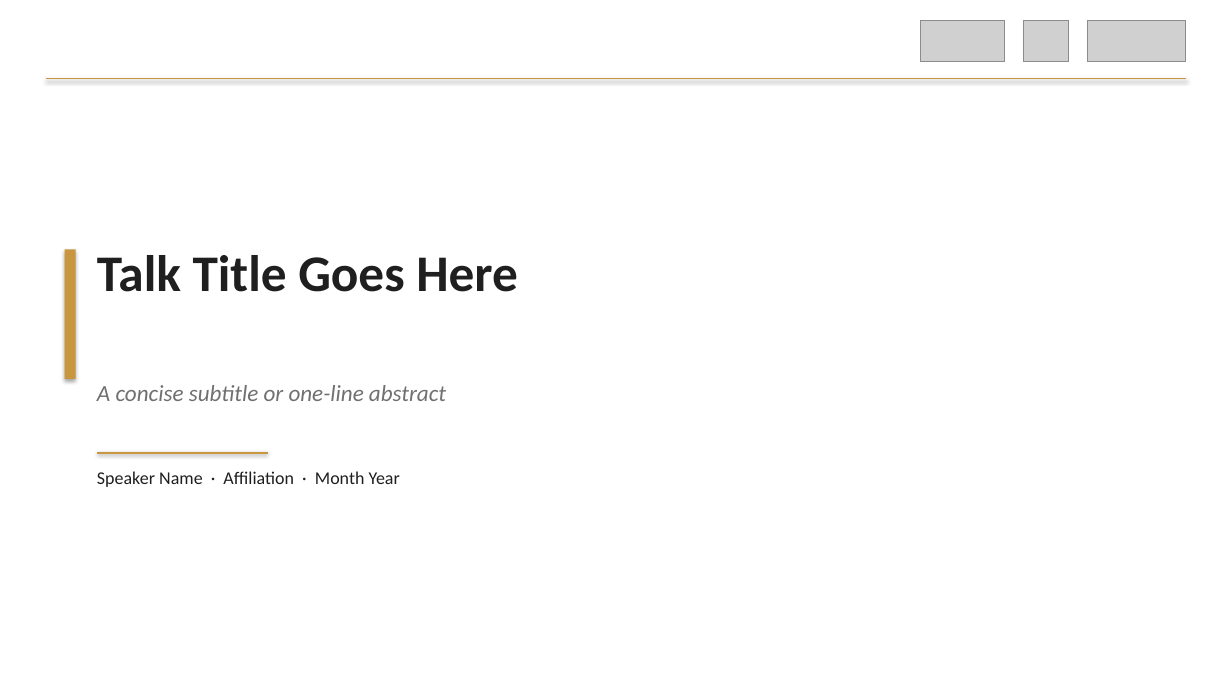
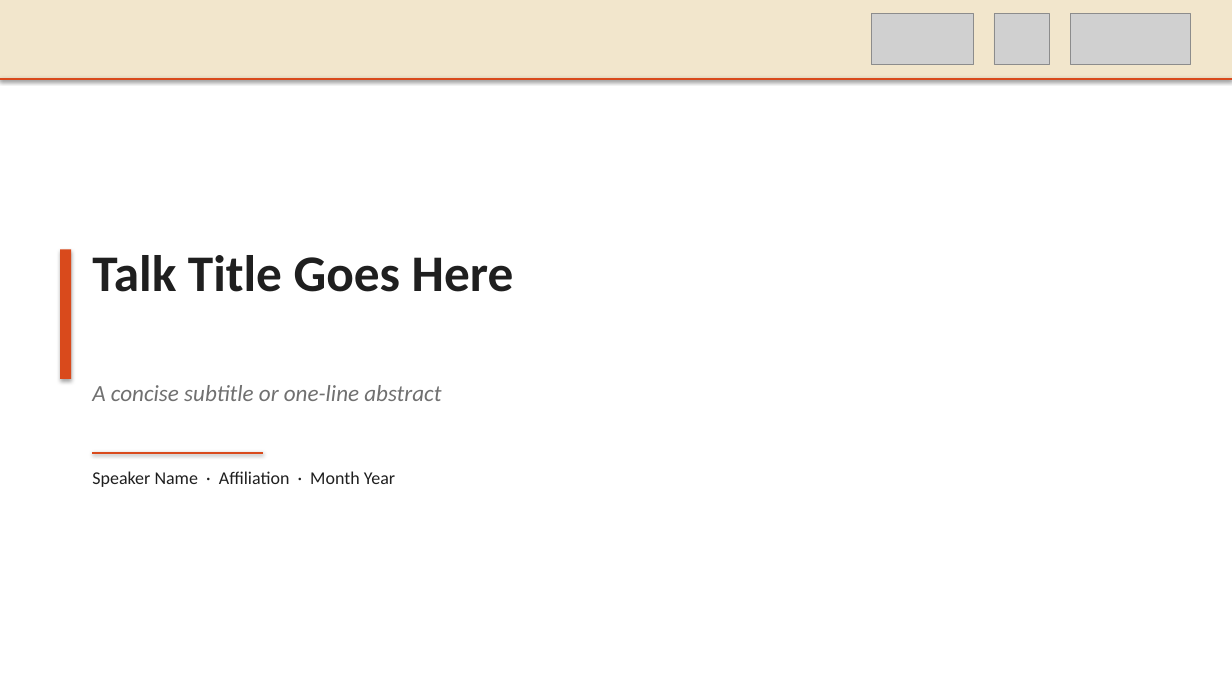
Before and after one commit to preordinary/KCLNLP_SlidesTemplate, a slide deck: slide 1 of templates/tree_yellow_texture/KCLNLP_TreeYellow.pptx. Drawn at 1232x693 pixels with LibreOffice and Linux fonts; fonts in the diff are those of the drawing; grey boxes stand for pictures. Boxes give left, top, right and bottom in pixels: in the first picture for what was removed or moved away, otherwise in the second. Text is boxed around its words. In the diff, an @@ line names an element or a change of style, - is before the commit and + after.

```diff
--- a/templates/tree_yellow_texture/KCLNLP_TreeYellow.pptx
+++ b/templates/tree_yellow_texture/KCLNLP_TreeYellow.pptx
@@ rectangle added at (0, 0, 1232, 79), fill #F2E6CC @@
@@ picture: place and size @@
-picture at (921, 20, 1005, 62)
+picture at (872, 14, 974, 65)
@@ picture: place and size @@
-picture at (1023, 20, 1069, 62)
+picture at (994, 14, 1051, 65)
@@ picture: place and size @@
-picture at (1088, 20, 1186, 62)
+picture at (1070, 14, 1190, 65)
@@ line moved from (46, 79) - (1186, 79) to (0, 79) - (1232, 79) @@
@@ line (0, 79) - (1232, 79): stroke #C8963E 0.75 pt to #D94A1C 1.5 pt @@
@@ rectangle at (60, 250, 71, 379): fill #C8963E to #D94A1C @@
@@ 3 texts, 1 rectangle, 1 line: place and size @@
-3 texts, 1 rectangle, 1 line at (65, 250, 518, 487)
+3 texts, 1 rectangle, 1 line at (60, 250, 514, 487)
@@ line (92, 453) - (263, 453): stroke #C8963E 1.5 pt to #D94A1C 1.5 pt @@
```
Also in this commit, not shown: 4 other slides changed, 2 other files.
